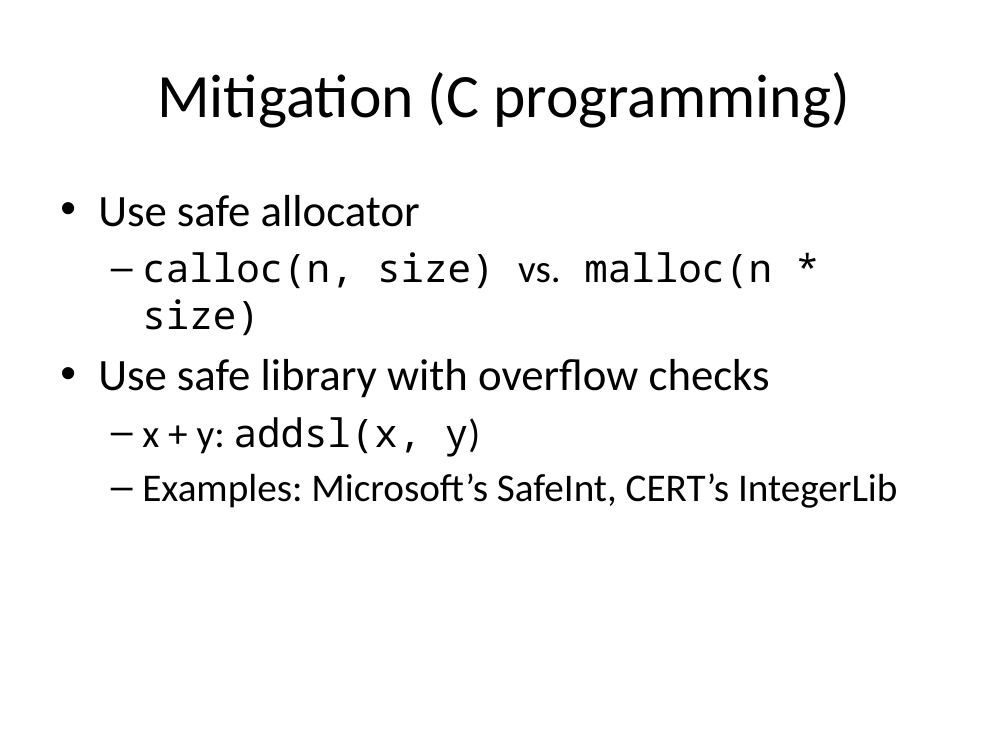
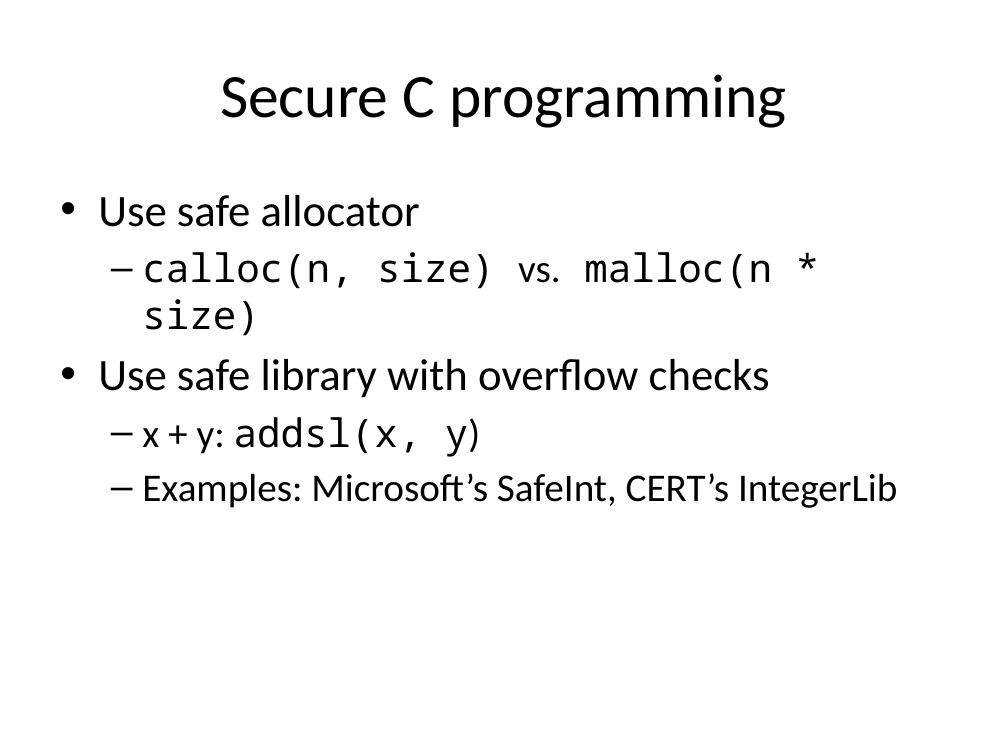
Before and after one commit to jiazhihao/6857, a slide deck: slide 37 of slides/kint.pptx (slide 30 before the commit). Drawn at 1008x756 pixels with LibreOffice and Linux fonts; fonts in the diff are those of the drawing. Boxes give left, top, right and bottom in pixels: in the first picture for what was removed or moved away, otherwise in the second. Text is boxed around its words. In the diff, an @@ line names an element or a change of style, - is before the commit and + after.

```diff
--- a/slides/kint.pptx
+++ b/slides/kint.pptx
@@ title at box(220, 74, 787, 128): text changed @@
-Mitigation (C programming)
+Secure C programming
```
Also in this commit, not shown: 26 other slides changed, 1 slide removed.
